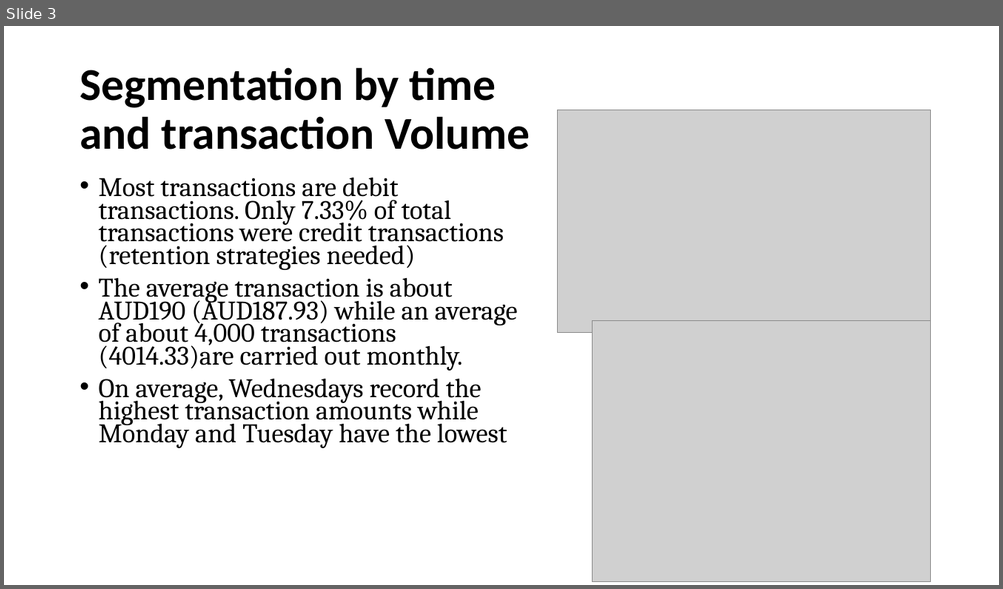
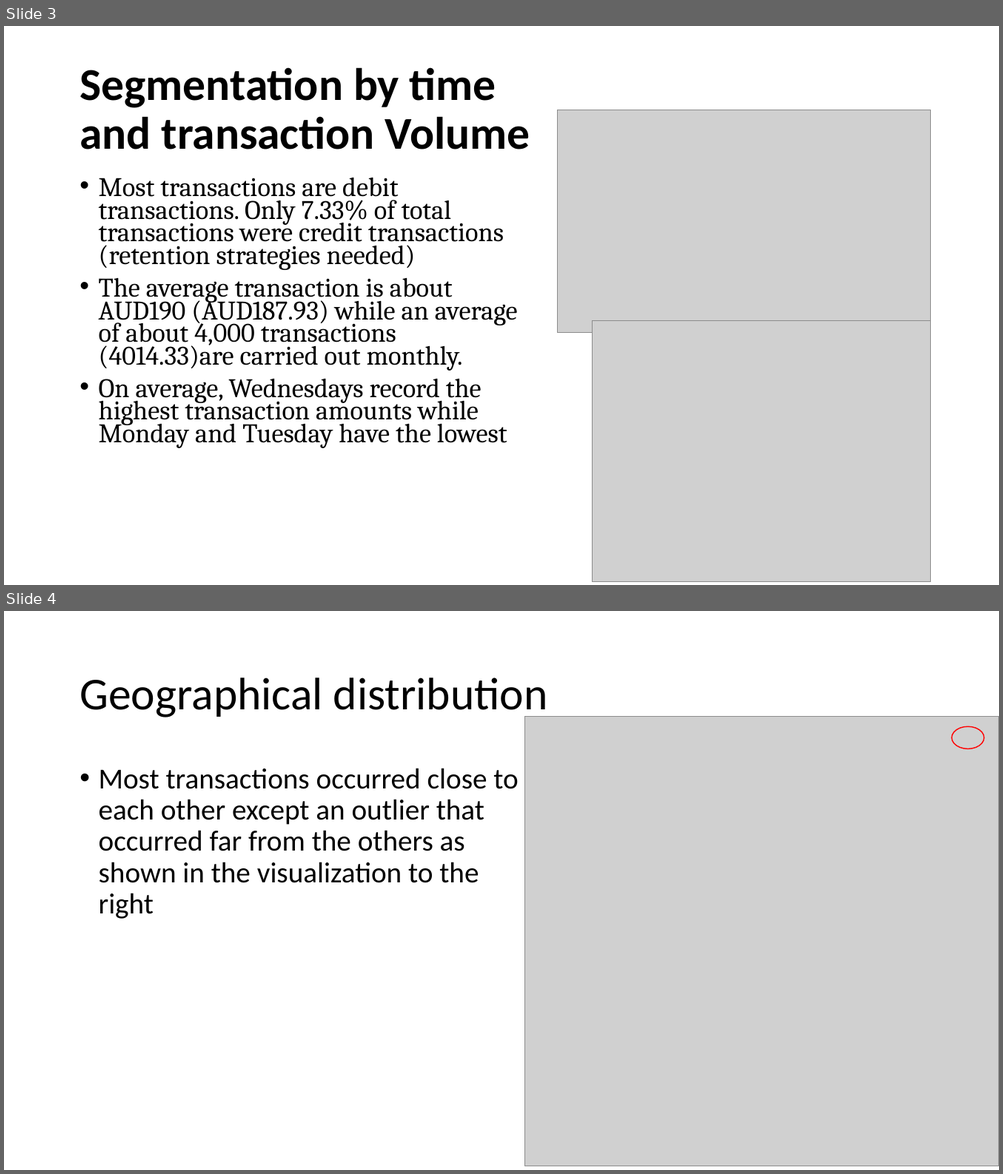
Before and after one commit to Ay-slim/ANZ-Virtual-Data-Internship, a slide deck: Task 1 Presentation.pptx. Shown one above the other, each under a label of ours: slide 3 before the commit, slides 3 and 4 after it. The pictures are 1003x589 and 1003x1174 pixels, drawn with LibreOffice and Linux fonts; fonts in the diff are those of the drawing; grey boxes stand for pictures. Boxes give left, top, right and bottom in pixels: in the first picture for what was removed or moved away, otherwise in the second. Text is boxed around its words. In the diff, an @@ line names an element or a change of style, - is before the commit and + after.

```diff
--- a/Task 1 Presentation.pptx
+++ b/Task 1 Presentation.pptx
@@ slide 4 added at <box>4,611,999,1170</box>, background #FFFFFF @@
@@ title added at <box>79,678,548,721</box>, 44 pt, text #000000 @@
+Geographical distribution
@@ picture added at <box>525,716,999,1166</box> @@
@@ ellipse added at <box>951,726,984,749</box>, outline #FF0000 1 pt @@
@@ text added at <box>99,768,518,919</box>, 28 pt, text #000000 @@
+• Most transactions occurred close to each other except an outlier that occurred far from the others as shown in the visualization to the right
```
Also in this commit, not shown: 2 slides changed, 1 other file.
